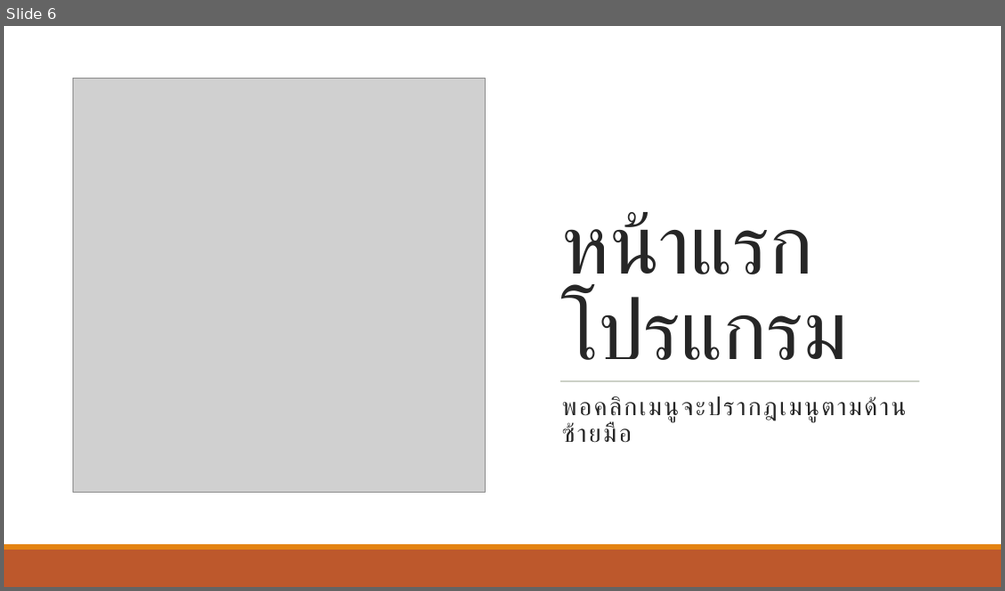
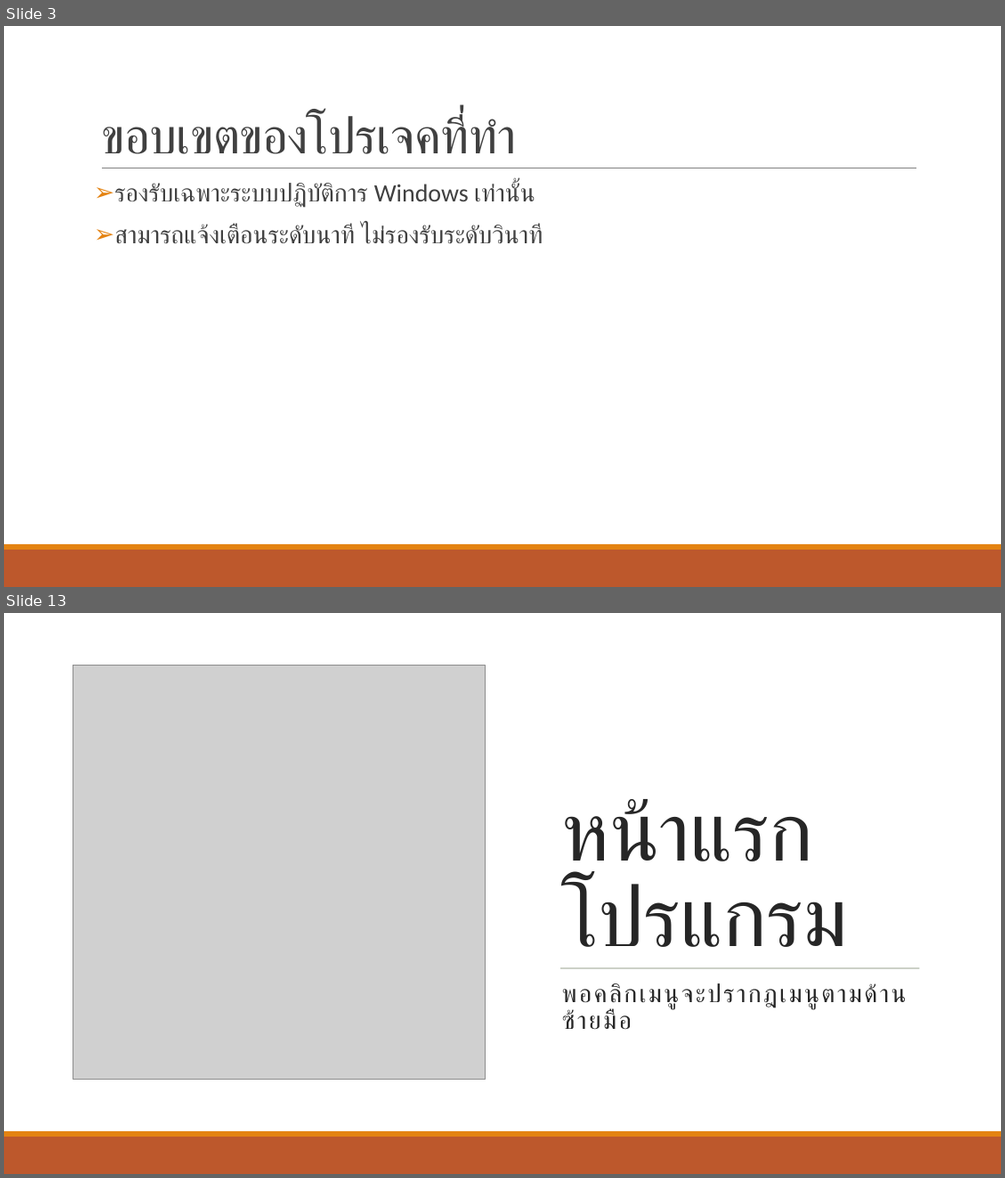
Before and after one commit to wannaphong/timenone, a slide deck: งานนำเสนอ.pptx. Shown one above the other, each under a label of ours: slide 6 before the commit, slides 3 and 13 after it; the slides between them are not shown. The pictures are 1005x591 and 1005x1178 pixels, drawn with LibreOffice and Linux fonts; fonts in the diff are those of the drawing; grey boxes stand for pictures. Boxes give left, top, right and bottom in pixels: in the first picture for what was removed or moved away, otherwise in the second. Text is boxed around its words. In the diff, an @@ line names an element or a change of style, - is before the commit and + after.

```diff
--- a/งานนำเสนอ.pptx
+++ b/งานนำเสนอ.pptx
@@ slide 3 added at (4,26,1001,587), background #FFFFFF @@
@@ title added at (101,115,516,154), 48 pt, text #404040 @@
+ขอบเขตของโปรเจคที่ทำ
@@ line added from (102, 168) to (917, 168), #808080 0.5 pt @@
@@ text added at (114,183,542,244), 24 pt, text #404040 @@
+➢ รองรับเฉพาะระบบปฏิบัติการ Windows เท่านั้น
+➢ สามารถแจ้งเตือนระดับนาที ไม่รองรับระดับวินาที
@@ rectangle added at (4,549,1001,587), fill #BD582C @@
@@ rectangle added at (4,544,1001,549), fill #E48312 @@
@@ what was slide 6 is now slide 13 @@
```
Also in this commit, not shown: 5 slides changed, 9 other slides added, 1 slide removed, 5 other files.
